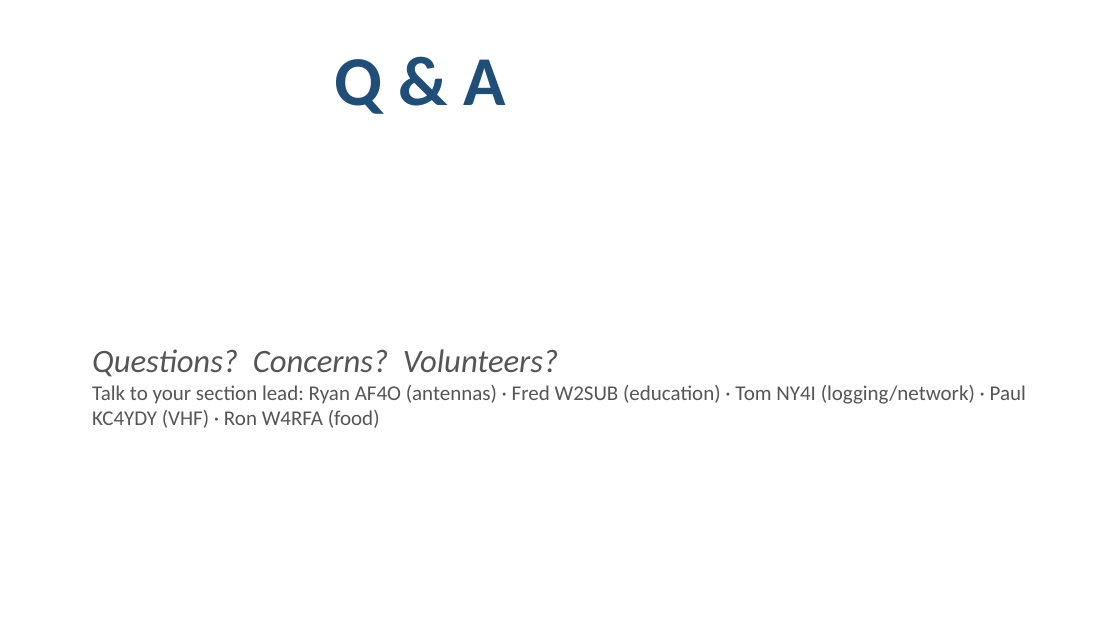
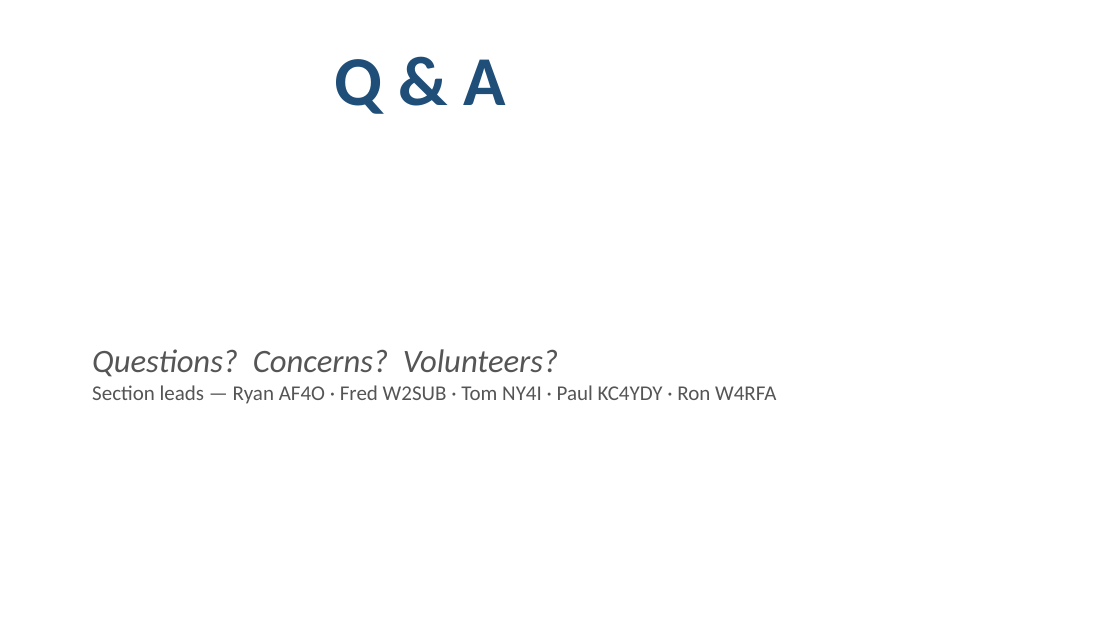
Before and after one commit to ny4i/pinellas-field-day, a slide deck: slide 23 of site-setup/2026-field-day-presentation.pptx (slide 15 before the commit). Drawn at 1120x630 pixels with LibreOffice and Linux fonts; fonts in the diff are those of the drawing. Boxes give left, top, right and bottom in pixels: in the first picture for what was removed or moved away, otherwise in the second. Text is boxed around its words. In the diff, an @@ line names an element or a change of style, - is before the commit and + after.

```diff
--- a/site-setup/2026-field-day-presentation.pptx
+++ b/site-setup/2026-field-day-presentation.pptx
@@ text at box(92, 385, 776, 404): text changed @@
-Talk to your section lead: Ryan AF4O (antennas) · Fred W2SUB (education) · Tom NY4I (logging/network) · Paul KC4YDY (VHF) · Ron W4RFA (food)
+Section leads — Ryan AF4O · Fred W2SUB · Tom NY4I · Paul KC4YDY · Ron W4RFA
```
Also in this commit, not shown: 14 other slides changed, 8 slides added, 1 other file.
